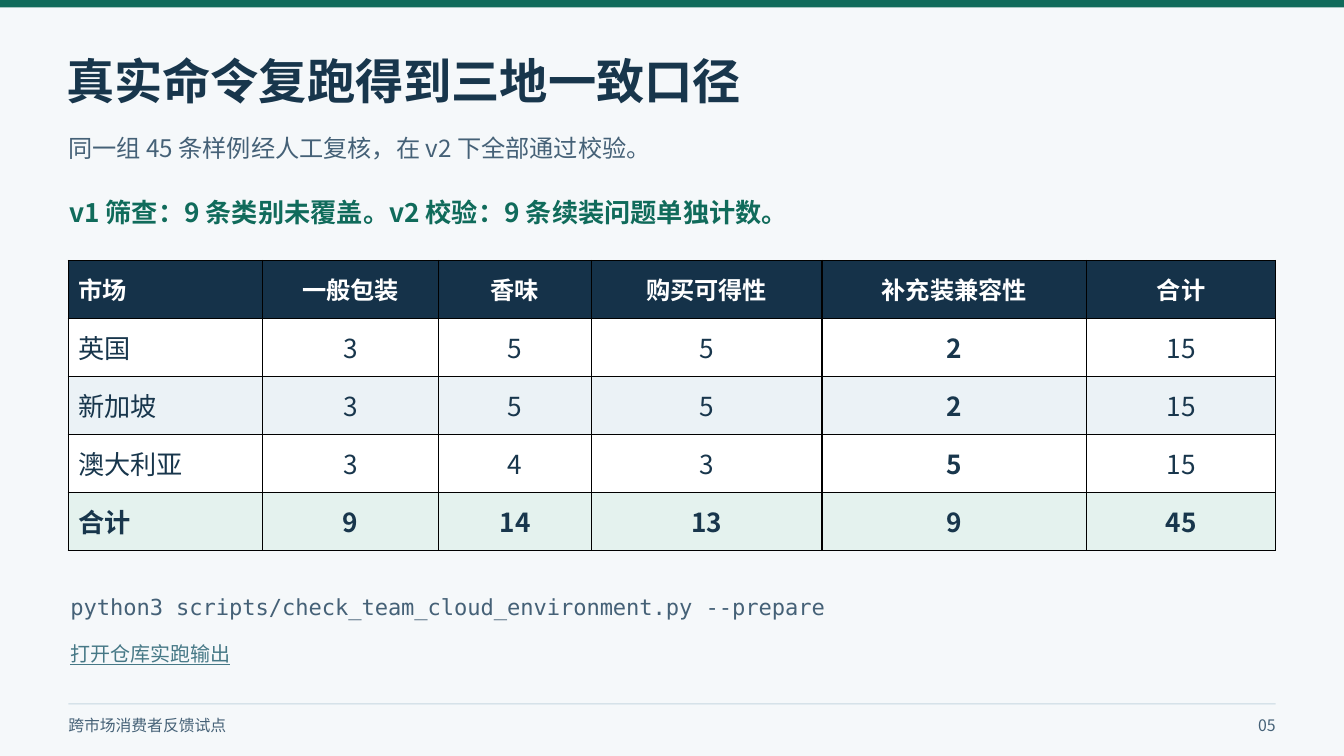
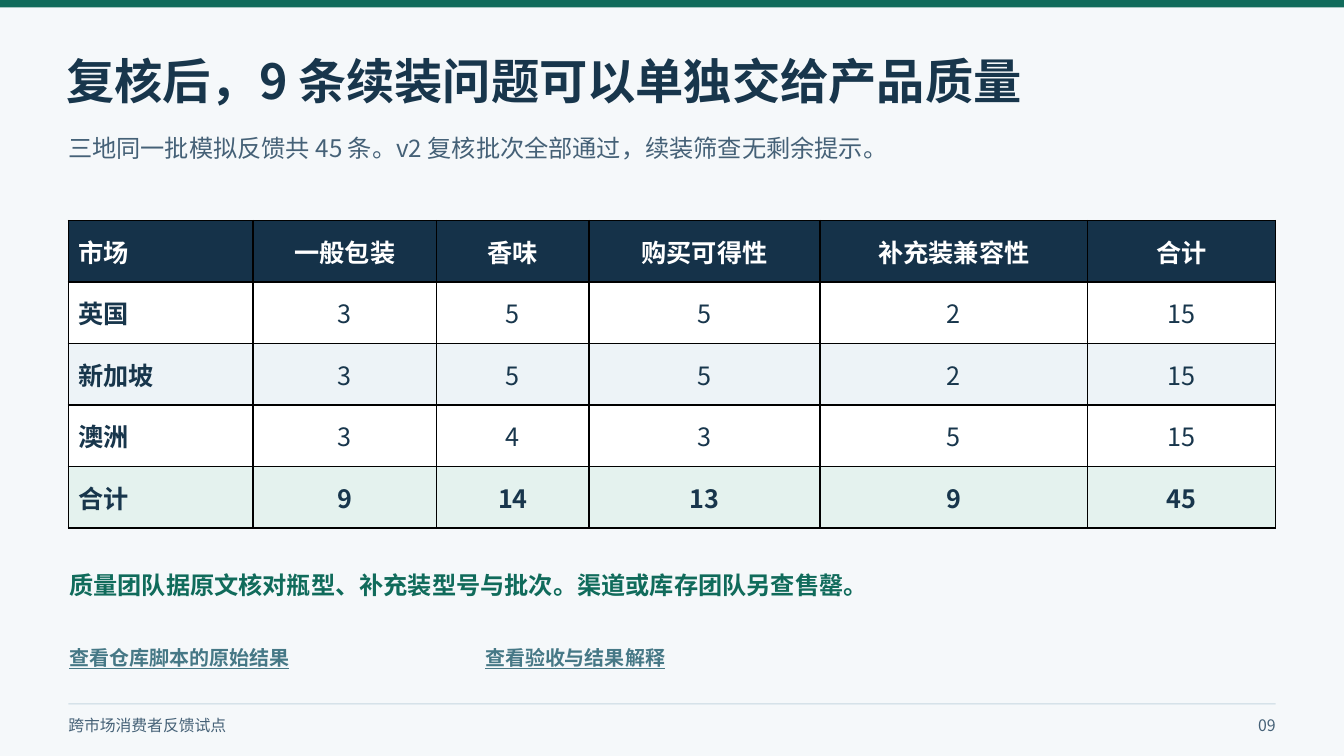
Before and after one commit to peterljlj/market-feedback-cloud-demo, a slide deck: slide 9 of docs/demo/enterprise-cloud-collaboration.pptx (slide 5 before the commit). Drawn at 1344x756 pixels with LibreOffice and Linux fonts; fonts in the diff are those of the drawing. Boxes give left, top, right and bottom in pixels: in the first picture for what was removed or moved away, otherwise in the second. Text is boxed around its words. In the diff, an @@ line names an element or a change of style, - is before the commit and + after.

```diff
--- a/docs/demo/enterprise-cloud-collaboration.pptx
+++ b/docs/demo/enterprise-cloud-collaboration.pptx
@@ text at (x1=66, y1=57, x2=1021, y2=106): text changed @@
-真实命令复跑得到三地一致口径
+复核后，9 条续装问题可以单独交给产品质量
@@ text at (x1=68, y1=136, x2=888, y2=160): text changed @@
-同一组 45 条样例经人工复核，在 v2 下全部通过校验。
+三地同一批模拟反馈共 45 条。v2 复核批次全部通过，续装筛查无剩余提示。
@@ text removed at (x1=69, y1=199, x2=788, y2=225) @@
-v1 筛查：9 条类别未覆盖。v2 校验：9 条续装问题单独计数。
@@ table at (x1=69, y1=221, x2=1275, y2=528) @@
-row 4, column 1: 澳大利亚
+row 4, column 1: 澳洲
@@ fill #EBF2F6 to #EDF3F7 in row 3 @@
@@ size 17.2 to 18 pt in "市场", "一般包装", "香味", "购买可得性" and 2 more places @@
@@ size 18.8 to 18 pt in "英国", "3", "5", "5" and 19 more places @@
@@ bold on in "英国", "新加坡" @@
@@ bold off in "2", "2", "5" @@
@@ table resized from (x1=69, y1=260, x2=1276, y2=551) to (x1=69, y1=221, x2=1275, y2=528) @@
@@ text added at (x1=69, y1=573, x2=867, y2=597), 17.2 pt, text #106B5B, bold @@
+质量团队据原文核对瓶型、补充装型号与批次。渠道或库存团队另查售罄。
@@ text removed at (x1=70, y1=598, x2=825, y2=620) @@
-python3 scripts/check_team_cloud_environment.py --prepare
@@ text added at (x1=69, y1=648, x2=289, y2=669), 14.2 pt, text #467886, bold, underline @@
+查看仓库脚本的原始结果
@@ text removed at (x1=70, y1=644, x2=230, y2=665) @@
-打开仓库实跑输出
@@ text added at (x1=485, y1=648, x2=665, y2=669), 14.2 pt, text #467886, bold, underline @@
+查看验收与结果解释
@@ text at (x1=1258, y1=719, x2=1276, y2=731): text changed @@
-05
+09
```
Also in this commit, not shown: 2 other slides changed, 9 slides added, 3 slides removed, 2 other files.
